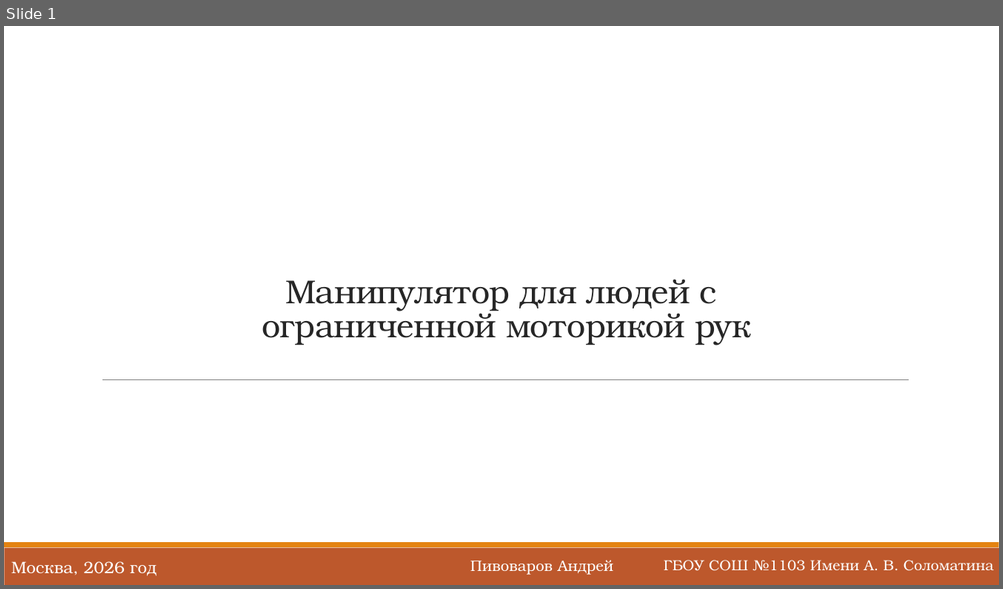
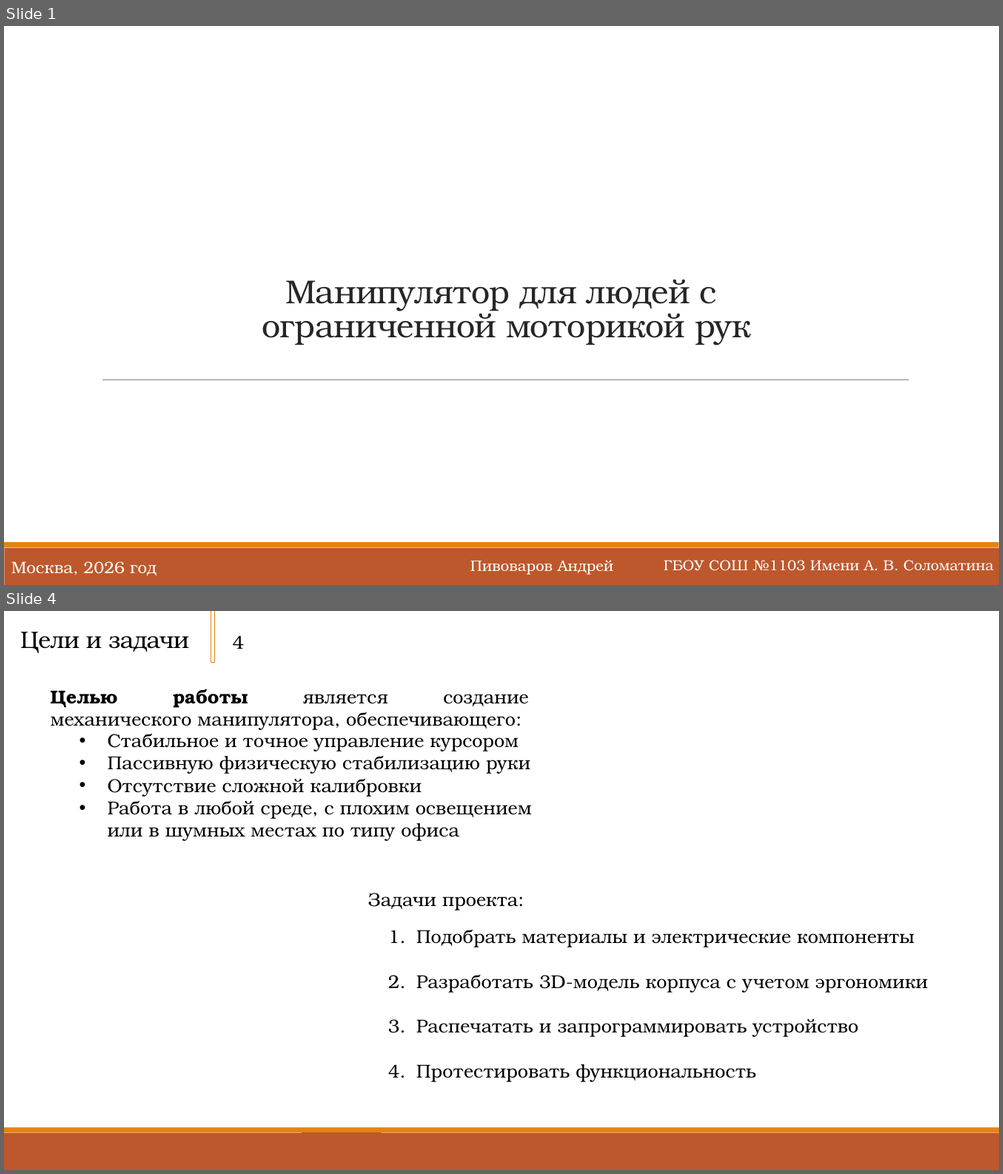
Before and after one commit to Zerocummer/Mmm-Yummers, a slide deck: Мышка для людей с ОВЗ/Документы/Презентация о манипуляторе.pptx. Shown one above the other, each under a label of ours: slide 1 before the commit, slides 1 and 4 after it; the slides between them are not shown. The pictures are 1003x589 and 1003x1174 pixels, drawn with LibreOffice and Linux fonts; fonts in the diff are those of the drawing. Boxes give left, top, right and bottom in pixels: in the first picture for what was removed or moved away, otherwise in the second. Text is boxed around its words. In the diff, an @@ line names an element or a change of style, - is before the commit and + after.

```diff
--- a/Мышка для людей с ОВЗ/Документы/Презентация о манипуляторе.pptx
+++ b/Мышка для людей с ОВЗ/Документы/Презентация о манипуляторе.pptx
@@ slide 4 added at bbox=[4, 611, 999, 1170], background #FFFFFF; not listed: 2 template elements that a slide beside it also shows @@
@@ title added at bbox=[20, 632, 189, 653], 23 pt, text #000000 @@
+Цели и задачи
@@ rectangle added at bbox=[210, 611, 214, 663], outline #E48312 1.25 pt @@
@@ text added at bbox=[233, 635, 244, 649], 18 pt, text #000000 @@
+4
@@ text added at bbox=[51, 689, 528, 730], 18 pt, text #000000 @@
+Целью работы является создание механического манипулятора, обеспечивающего:
@@ text added at bbox=[108, 733, 532, 841], 18 pt, text #000000 @@
+• Стабильное и точное управление курсором
+• Пассивную физическую стабилизацию руки
+• Отсутствие сложной калибровки
+• Работа в любой среде, с плохим освещением или в шумных местах по типу офиса
@@ rectangle added at bbox=[96, 749, 921, 759], fill #FFFFFF @@
@@ text added at bbox=[368, 893, 518, 911], 18 pt, text #000000 @@
+Задачи проекта:
@@ text added at bbox=[416, 929, 928, 1082], 18 pt, text #000000 @@
+1. Подобрать материалы и электрические компоненты
+2. Разработать 3D-модель корпуса с учетом эргономики
+3. Распечатать и запрограммировать устройство
+4. Протестировать функциональность
@@ rectangle added at bbox=[302, 1134, 381, 1170], fill #BD582C, outline #BD582C 1.25 pt @@
```
Also in this commit, not shown: 1 slide changed, 3 other slides added, 1 slide removed, 7 other files.
